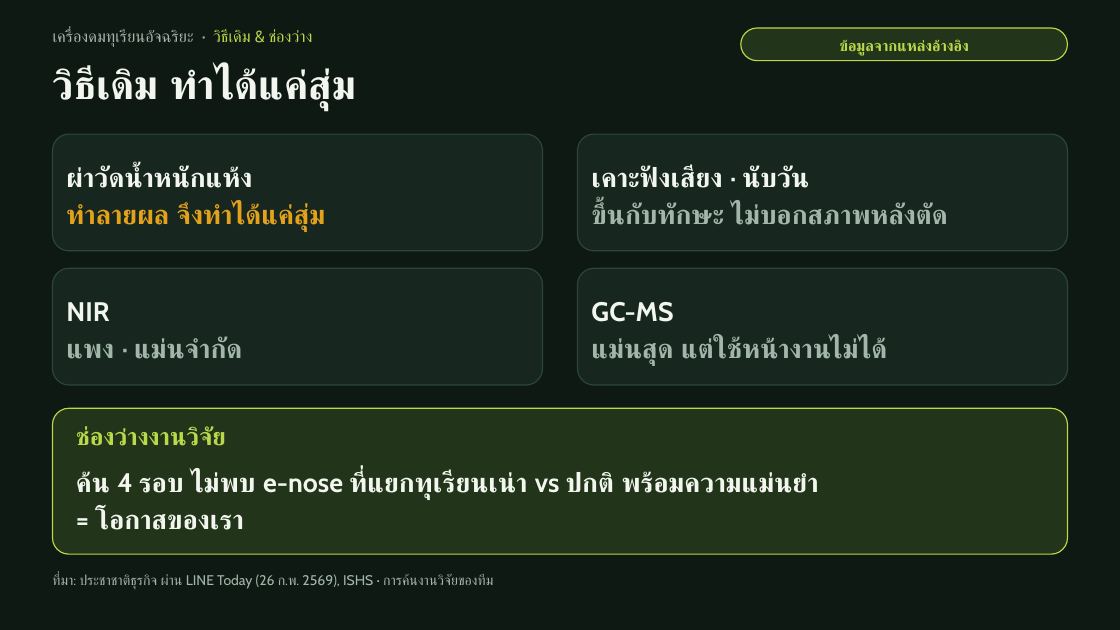
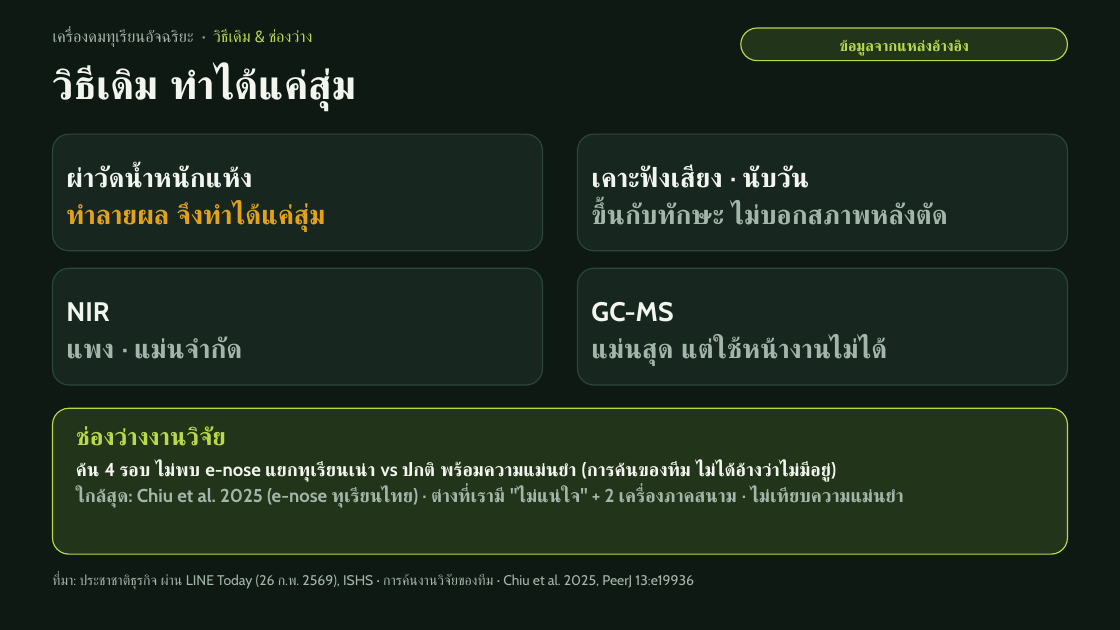
Before and after one commit to moolek02/e-nose-hub, a slide deck: slide 4 of docs/e-nose-pitch-deck-v2.pptx. Drawn at 1120x630 pixels with LibreOffice and Linux fonts; fonts in the diff are those of the drawing. Boxes give left, top, right and bottom in pixels: in the first picture for what was removed or moved away, otherwise in the second. Text is boxed around its words. In the diff, an @@ line names an element or a change of style, - is before the commit and + after.

```diff
--- a/docs/e-nose-pitch-deck-v2.pptx
+++ b/docs/e-nose-pitch-deck-v2.pptx
@@ text at box(76, 462, 903, 508): text changed; size 23 to 16 pt; text colour #F2F6EE to #A3B6AA @@
-ค้น 4 รอบ ไม่พบ e-nose ที่แยกทุเรียนเน่า vs ปกติ พร้อมความแม่นยำ
-= โอกาสของเรา
+ค้น 4 รอบ ไม่พบ e-nose แยกทุเรียนเน่า vs ปกติ พร้อมความแม่นยำ (การค้นของทีม ไม่ได้อ้างว่าไม่มีอยู่)
+ใกล้สุด: Chiu et al. 2025 (e-nose ทุเรียนไทย) · ต่างที่เรามี "ไม่แน่ใจ" + 2 เครื่องภาคสนาม · ไม่เทียบความแม่นยำ
@@ text at box(52, 574, 694, 589): text changed @@
-ที่มา: ประชาชาติธุรกิจ ผ่าน LINE Today (26 ก.พ. 2569), ISHS · การค้นงานวิจัยของทีม
+ที่มา: ประชาชาติธุรกิจ ผ่าน LINE Today (26 ก.พ. 2569), ISHS · การค้นงานวิจัยของทีม · Chiu et al. 2025, PeerJ 13:e19936
```
Also in this commit, not shown: 10 other slides changed, 4 other files.
